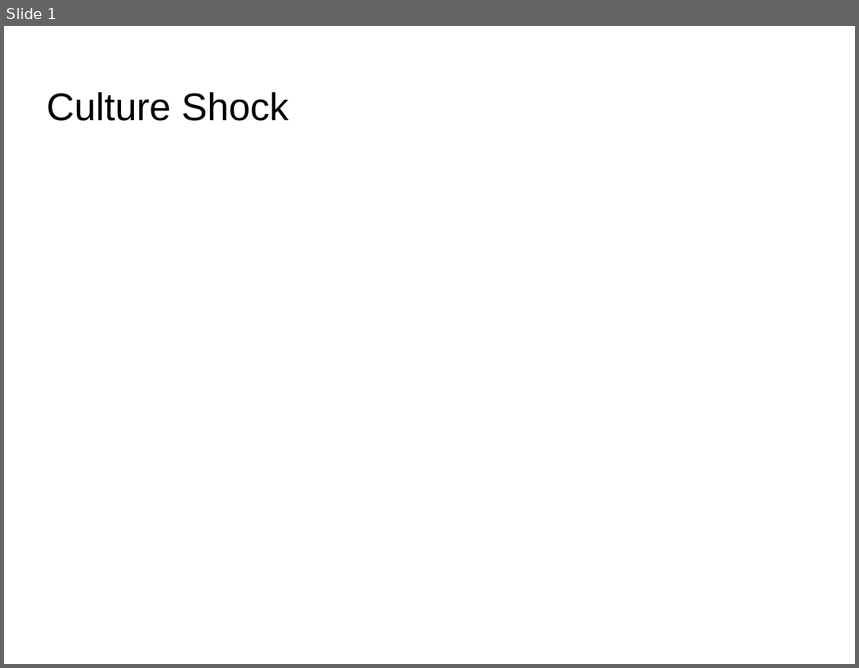
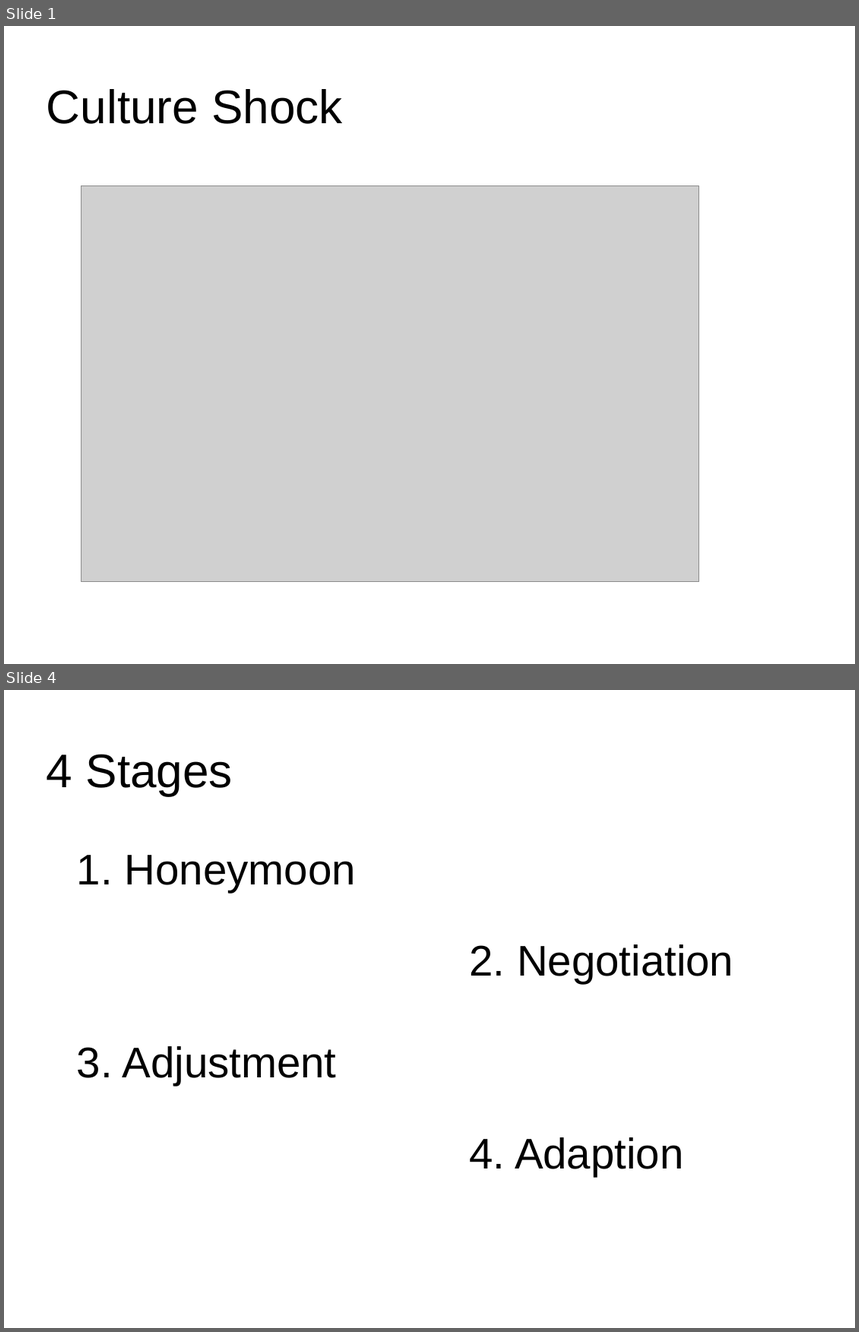
Before and after one commit to daFischer/culture-shock, a slide deck: presentation.odp. Shown one above the other, each under a label of ours: slide 1 before the commit, slides 1 and 4 after it; the slides between them are not shown. The pictures are 859x668 and 859x1332 pixels, drawn with LibreOffice and Linux fonts; fonts in the diff are those of the drawing; grey boxes stand for pictures; background and template pictures are left out. Boxes give left, top, right and bottom in pixels: in the first picture for what was removed or moved away, otherwise in the second. Text is boxed around its words. In the diff, an @@ line names an element or a change of style, - is before the commit and + after.

```diff
--- a/presentation.odp
+++ b/presentation.odp
@@ slide 4 added at [4,690,855,1328], background picture (left out) @@
@@ title added at [47,754,233,796], 44 pt, text #000000 @@
+4 Stages
@@ text added at [77,855,356,892], 40 pt, text #000000 @@
+1. Honeymoon
@@ text added at [469,945,734,983], 40 pt, text #000000 @@
+2. Negotiation
@@ text added at [77,1046,337,1086], 40 pt, text #000000 @@
+3. Adjustment
@@ text added at [469,1138,684,1177], 40 pt, text #000000 @@
+4. Adaption
@@ slide 1 changed as well @@
@@ title "Culture Shock" at [47,89,343,124]: size 36 to 44 pt @@
@@ picture added at [82,186,699,582] @@
```
Also in this commit, not shown: 2 other slides changed, 2 other slides added, 2 slides removed, 1 other file.
